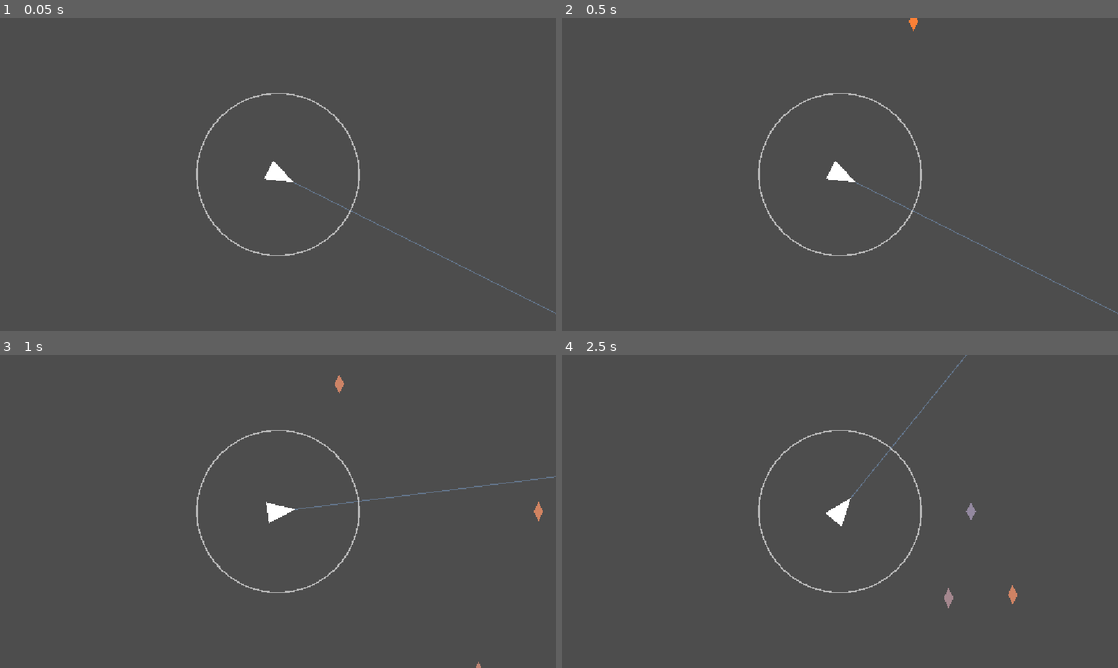
Above: before the commit, frames 1-4 (two rows, left to right).
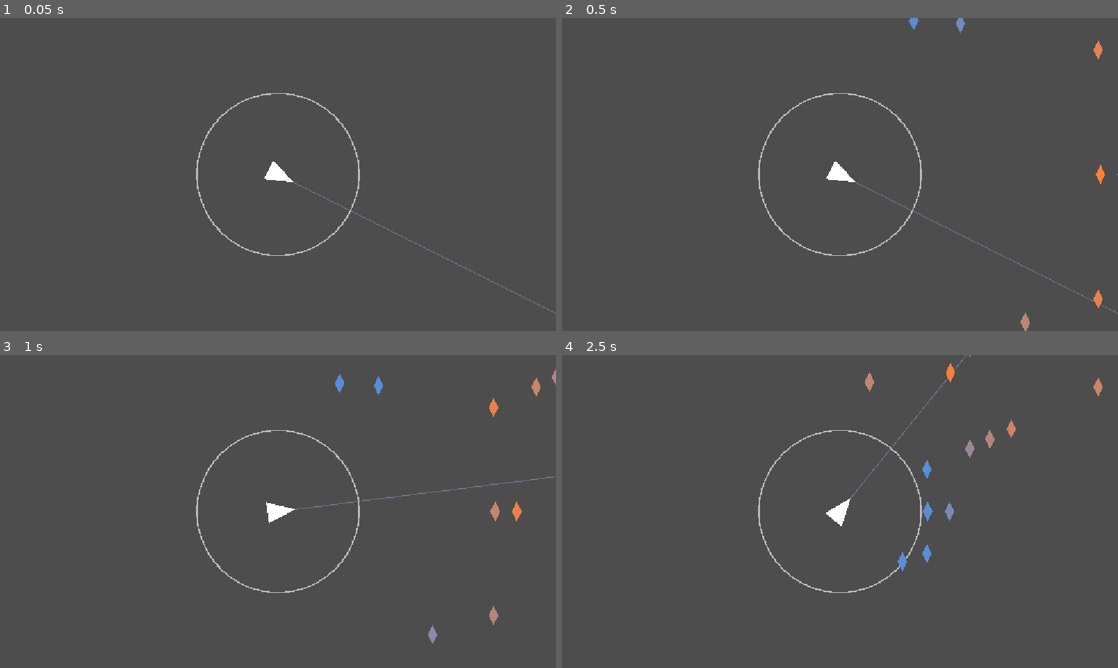
Above: after the commit, the same moments.

Repository: dreik123/MusicBullet
Game: Godot game, scene res://main.tscn
Same seed, same stepped clock (60 frames per second), same inputs: the game is played once before the commit and once after it.
Inputs (mouse positions are in pixels of both pictures, inside the frame that each line leads up to):
- Up to frame 1 (0.05 s): no input
- Up to frame 2 (0.5 s): no input
- Up to frame 3 (1 s): move the mouse to (400, 495) at 0.52 s; press the mouse at (400, 495) at 0.53 s
- Up to frame 4 (2.5 s): move the mouse to (728, 527) at 1.27 s; release the mouse at (728, 527) at 1.28 s; click (728, 527) at 1.35 s; move the mouse to (895, 442) at 2.02 s; press the mouse at (895, 442) at 2.03 s

Frame 1 is identical in both runs. In frame 2, 0.3% of the frame differs, in the area x 62-100%, y 0-100%; in frame 3, 0.5%; in frame 4, 0.8%, in the area x 54-98%, y 0-81%.

Commit message:
New Paths part 2: added lanes

Diff:
--- a/main.gd
+++ b/main.gd
@@ -4,6 +4,8 @@
 
 
 const NOTE_SPAWN_MARGIN = 100.0
+
+const LANE_COUNT = 8
 
 var music_time = 0.0
 var next_note_index = 0
@@ -98,6 +100,7 @@
 func _ready():
 	# Initialize _min_pitch and _max_pitch
 	create_miss_boundary()
+	print("lane test: ", _get_lane_angle_for_pitch(_min_pitch), " / ", _get_lane_angle_for_pitch(_max_pitch))
 
 func create_miss_boundary():
 	var miss_boundary = load("res://miss_boundary.gd").new()
@@ -112,6 +115,12 @@
 		for pitch in note["pitches"]:
 			_min_pitch = min(_min_pitch, pitch)
 			_max_pitch = max(_max_pitch, pitch)
+
+func _get_lane_angle_for_pitch(pitch):
+	var range_size = max(_max_pitch - _min_pitch, 1)
+	var t = float(pitch - _min_pitch) / float(range_size)
+	var lane = clamp(int(floor(t * LANE_COUNT)), 0, LANE_COUNT - 1)
+	return -180.0 + lane * (360.0 / LANE_COUNT)
 
 	print("Pitch range: ", _min_pitch, "to", _max_pitch)
 
